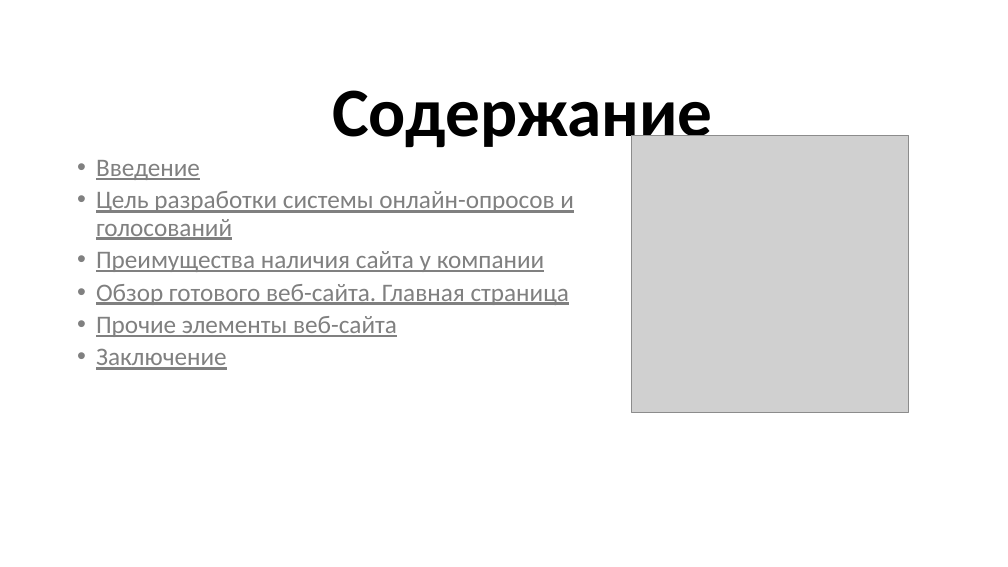
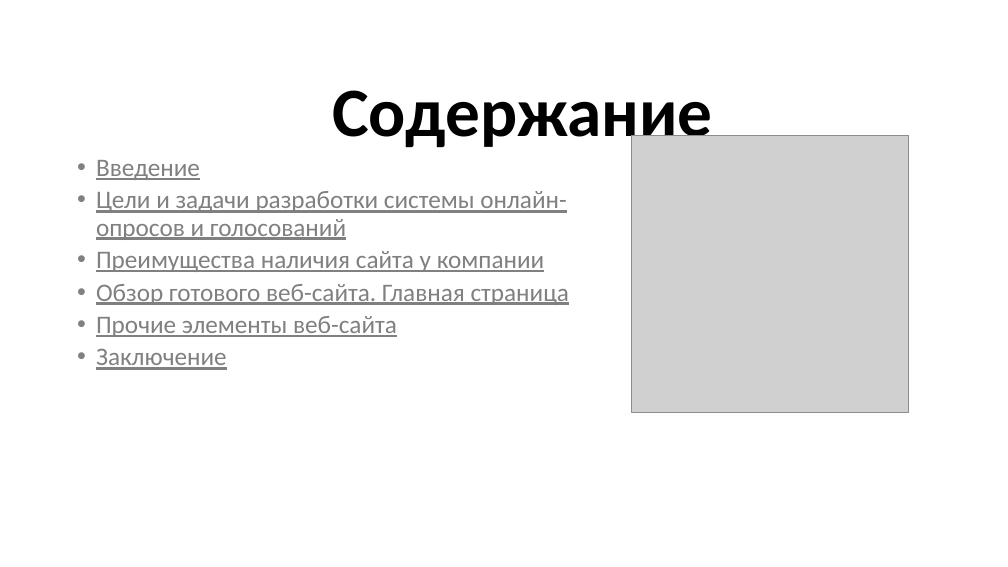
Before and after one commit to huggegg/kursa4, a slide deck: slide 2 of документы курсовой/проект.pptx. Drawn at 1008x567 pixels with LibreOffice and Linux fonts; fonts in the diff are those of the drawing; grey boxes stand for pictures. Boxes give left, top, right and bottom in pixels: in the first picture for what was removed or moved away, otherwise in the second. Text is boxed around its words. In the diff, an @@ line names an element or a change of style, - is before the commit and + after.

```diff
--- a/документы курсовой/проект.pptx
+++ b/документы курсовой/проект.pptx
@@ text at (96, 191, 566, 240): text changed @@
-  • Цель разработки системы онлайн-опросов и голосований
+  • Цели и задачи разработки системы онлайн-опросов и голосований
```
Also in this commit, not shown: 4 other slides changed, 3 slides added, 1 other file.
